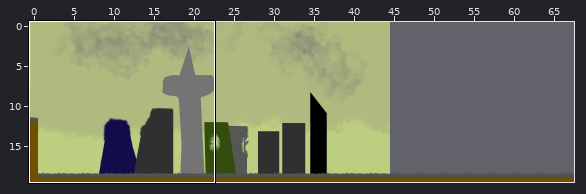
Two states of a Tiled map, data/map/surfacetwo.tmx. Above: a wide view before the commit, with the close-up outlined.
Close-up. The starting point:
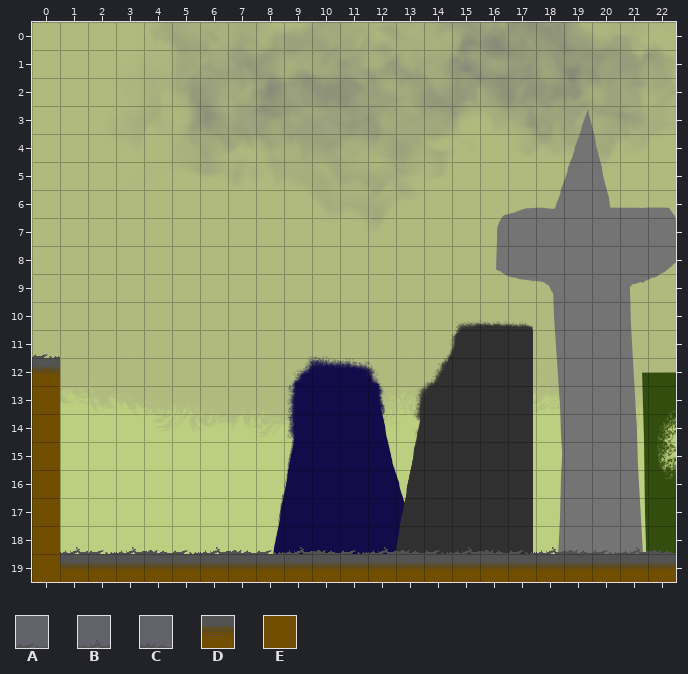
Cells are 32x32 px. Shown: x 0..22, y 0..19.
Key: from "tiles": A 0, B 1, C 2, D 5, E 6.
_ is an empty cell.
Layer "ground" before, first column x 0:
 0 _______________________
 1 _______________________
 2 _______________________
 3 _______________________
 4 _______________________
 5 _______________________
 6 _______________________
 7 _______________________
 8 _______________________
 9 _______________________
10 _______________________
11 A______________________
12 D______________________
13 E______________________
14 E______________________
15 E______________________
16 E______________________
17 E______________________
18 EBABCABCABCABCABCABCABC
19 EDDDDDDDDDDDDDDDDDDDDDD
The result:
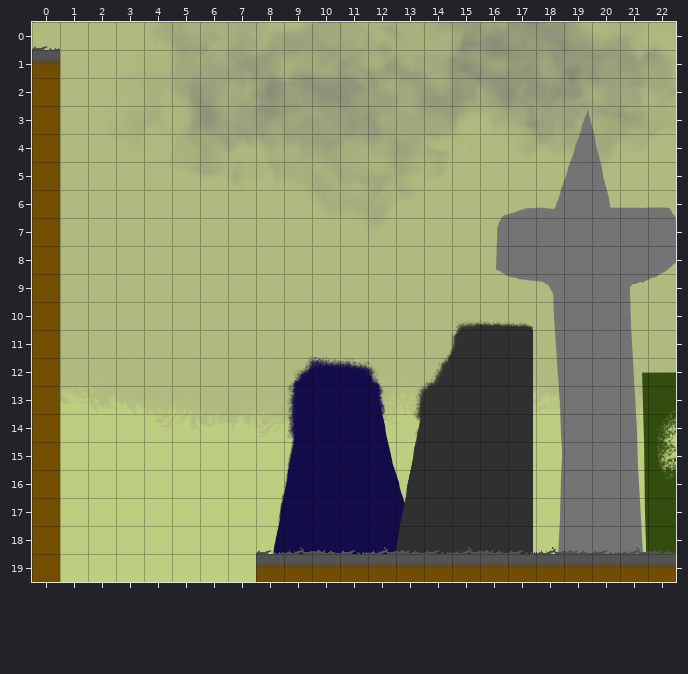
Changes in this commit:
Changed rows in their new state; . is an unchanged cell.
Layer "ground":
first column x 0:
 0 A
 1 D
 2 E
 3 E
 4 E
 5 E
 6 E
 7 E
 8 E
 9 E
10 E
11 E
12 E
first column x 1:
18 _______
19 _______
